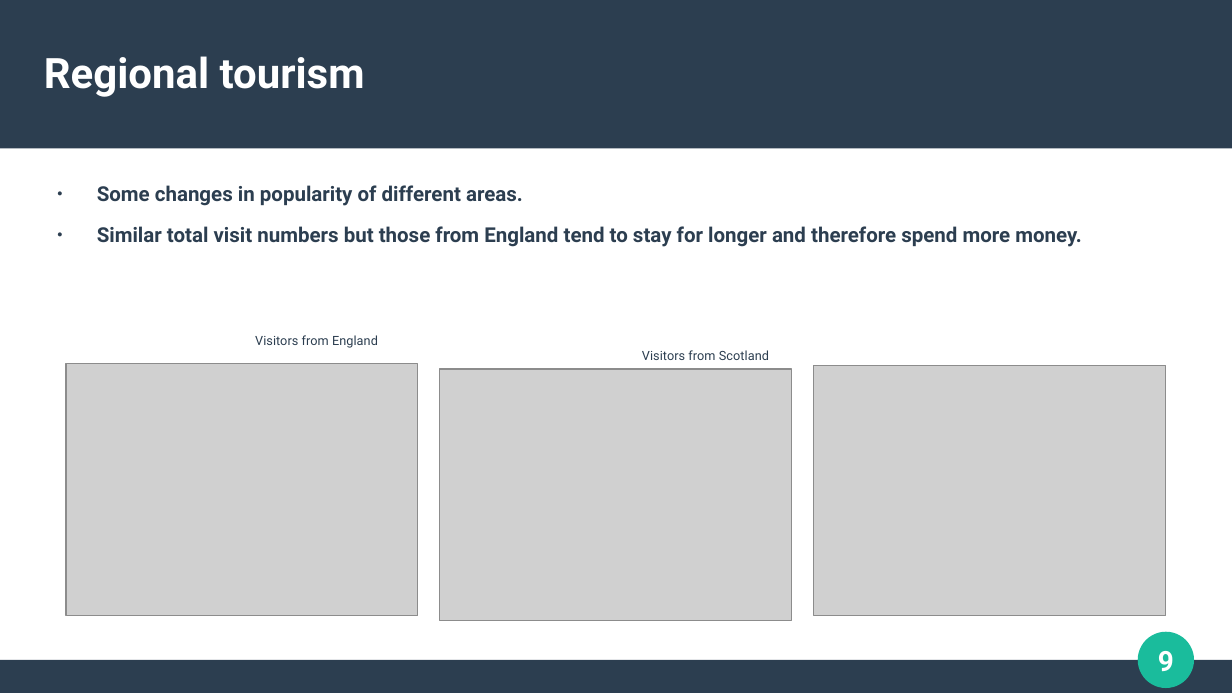
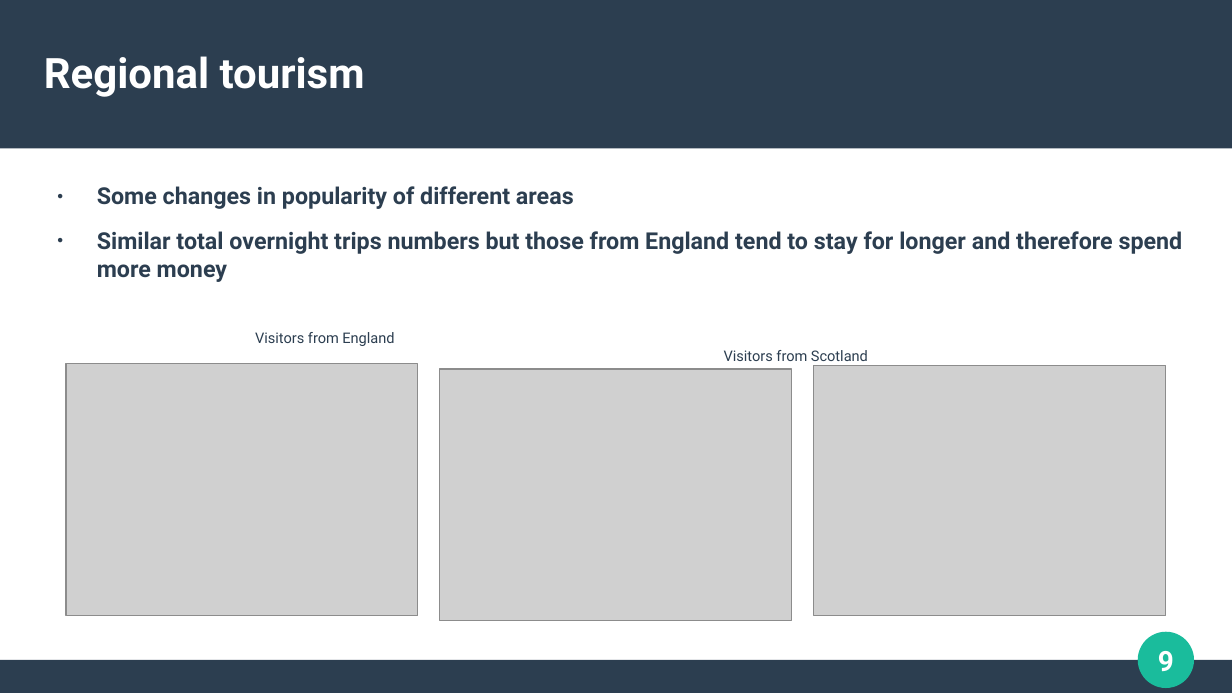
Before and after one commit to DavBradshaw/Final-project---Visit-Scotland, a slide deck: slide 9 of Presentation.odp. Drawn at 1232x693 pixels with LibreOffice and Linux fonts; fonts in the diff are those of the drawing; grey boxes stand for pictures. Boxes give left, top, right and bottom in pixels: in the first picture for what was removed or moved away, otherwise in the second. Text is boxed around its words. In the diff, an @@ line names an element or a change of style, - is before the commit and + after.

```diff
--- a/Presentation.odp
+++ b/Presentation.odp
@@ text at bbox=[97, 186, 1183, 282]: text changed; size 13.2 to 15 pt @@
-● Some changes in popularity of different areas.
-● Similar total visit numbers but those from England tend to stay for longer and therefore spend more money.
+● Some changes in popularity of different areas
+● Similar total overnight trips numbers but those from England tend to stay for longer and therefore spend more money
@@ text at bbox=[255, 332, 868, 361]: size 8.3 to 9.4 pt in "Visitors from England Visitors from Scotland" @@
```
Also in this commit, not shown: 7 other slides changed, 1 other file.
